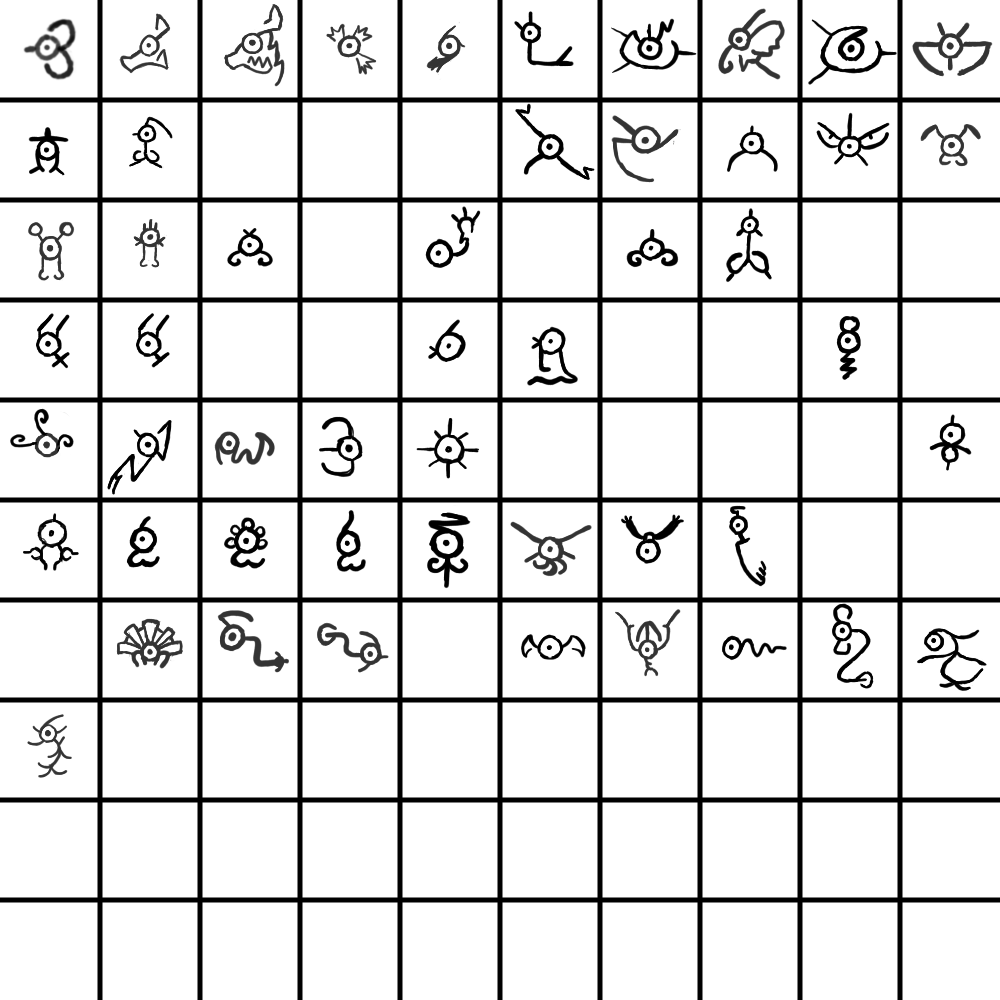
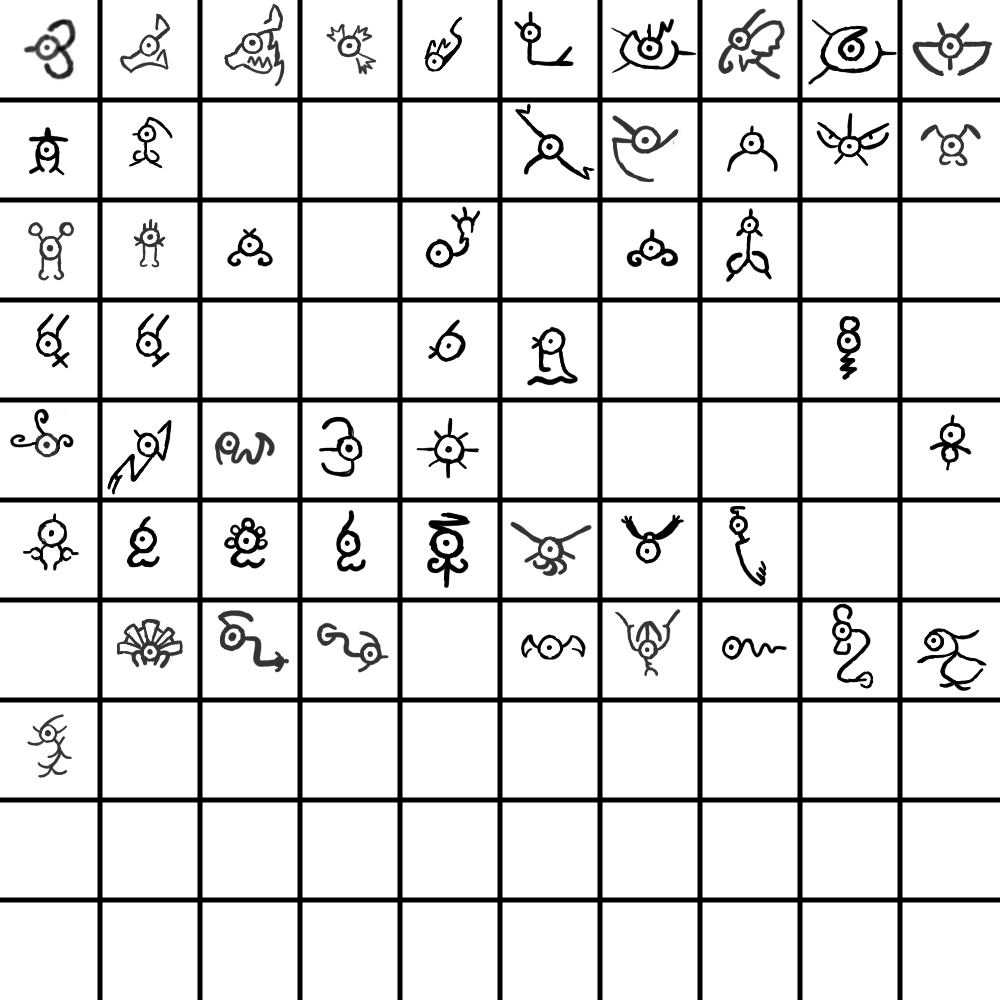
Layer changes from the first 1000×1000 image to the second:
painted on "Paint Layer 1" over [424, 16, 466, 80]
